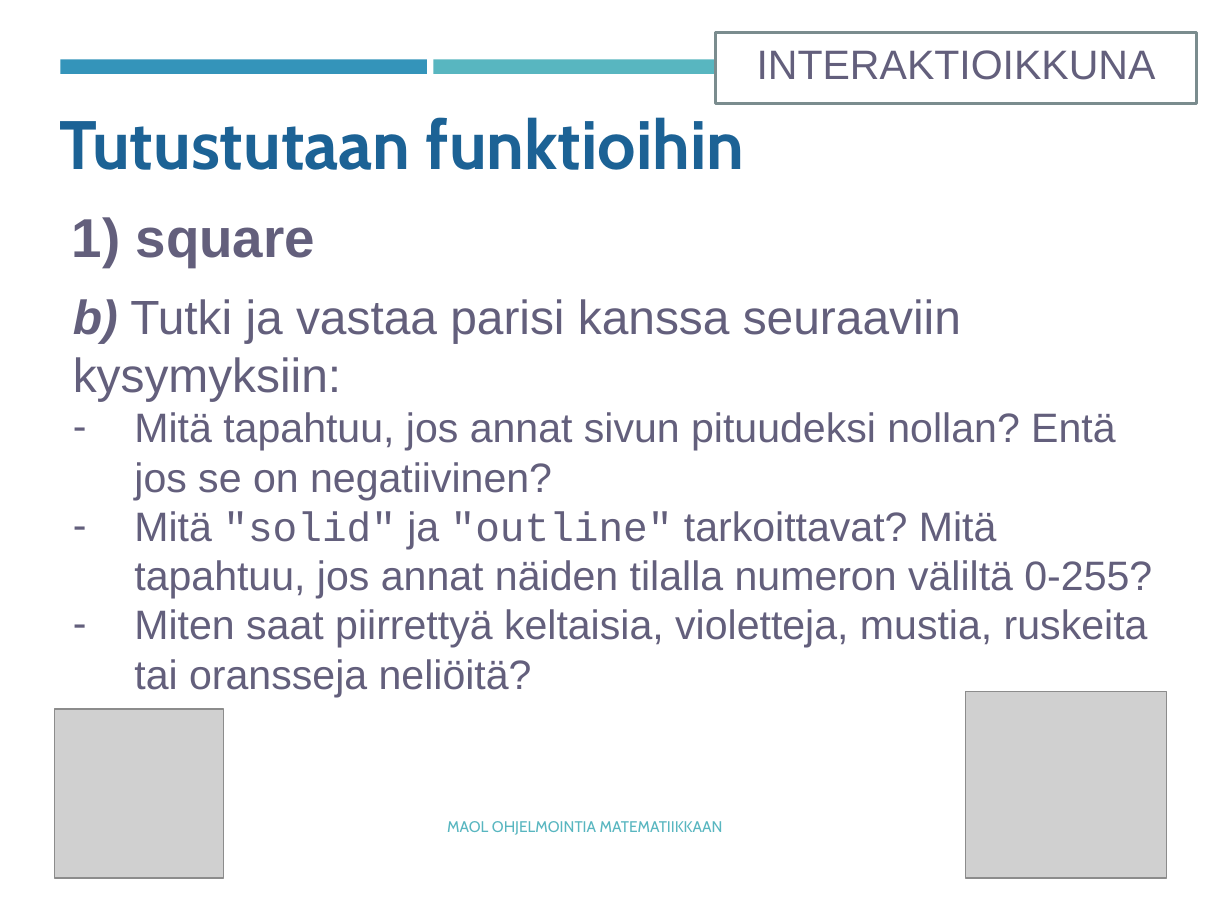
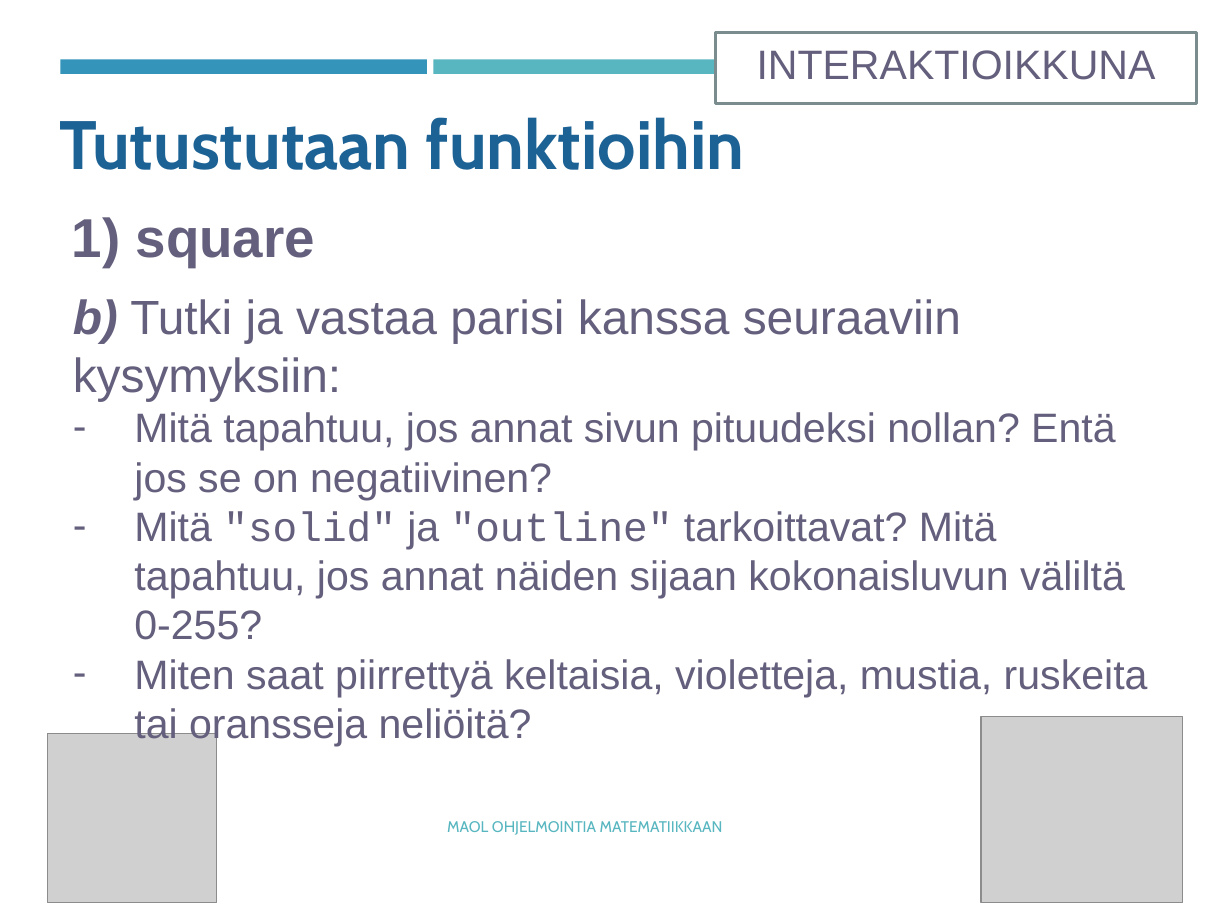
Before and after one commit to tyynetyyne/tyynetyyne.github.io, a slide deck: slide 5 of tehtavat/tiedostot/maol/power_point/Racket-MAOL-5-6-kuvat.pptx. Drawn at 1232x924 pixels with LibreOffice and Linux fonts; fonts in the diff are those of the drawing; grey boxes stand for pictures. Boxes give left, top, right and bottom in pixels: in the first picture for what was removed or moved away, otherwise in the second. Text is boxed around its words. In the diff, an @@ line names an element or a change of style, - is before the commit and + after.

```diff
--- a/tehtavat/tiedostot/maol/power_point/Racket-MAOL-5-6-kuvat.pptx
+++ b/tehtavat/tiedostot/maol/power_point/Racket-MAOL-5-6-kuvat.pptx
@@ text at [134, 511, 1125, 640]: text changed @@
-– Mitä "solid" ja "outline" tarkoittavat? Mitä tapahtuu, jos annat näiden tilalla numeron väliltä 0-255?
+– Mitä "solid" ja "outline" tarkoittavat? Mitä tapahtuu, jos annat näiden sijaan kokonaisluvun väliltä 0-255?
@@ picture: place and size @@
-picture at [965, 691, 1167, 877]
+picture at [981, 716, 1183, 902]
@@ picture: place and size @@
-picture at [54, 708, 223, 877]
+picture at [48, 733, 217, 902]
```
Also in this commit, not shown: 4 other files.
